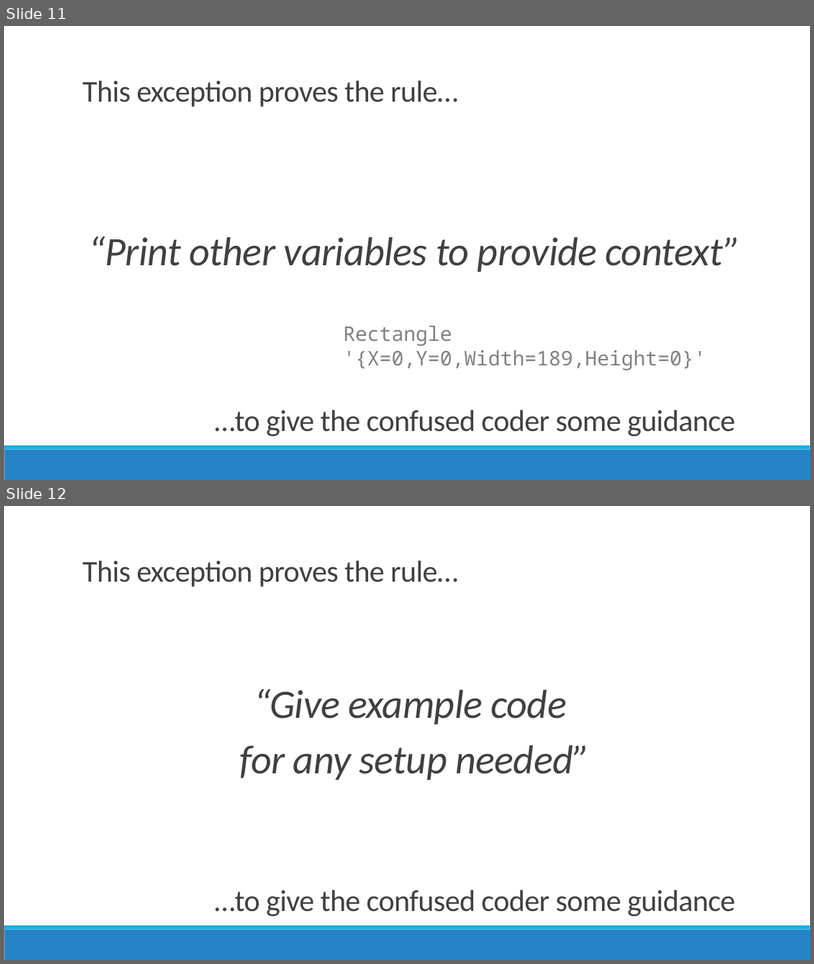
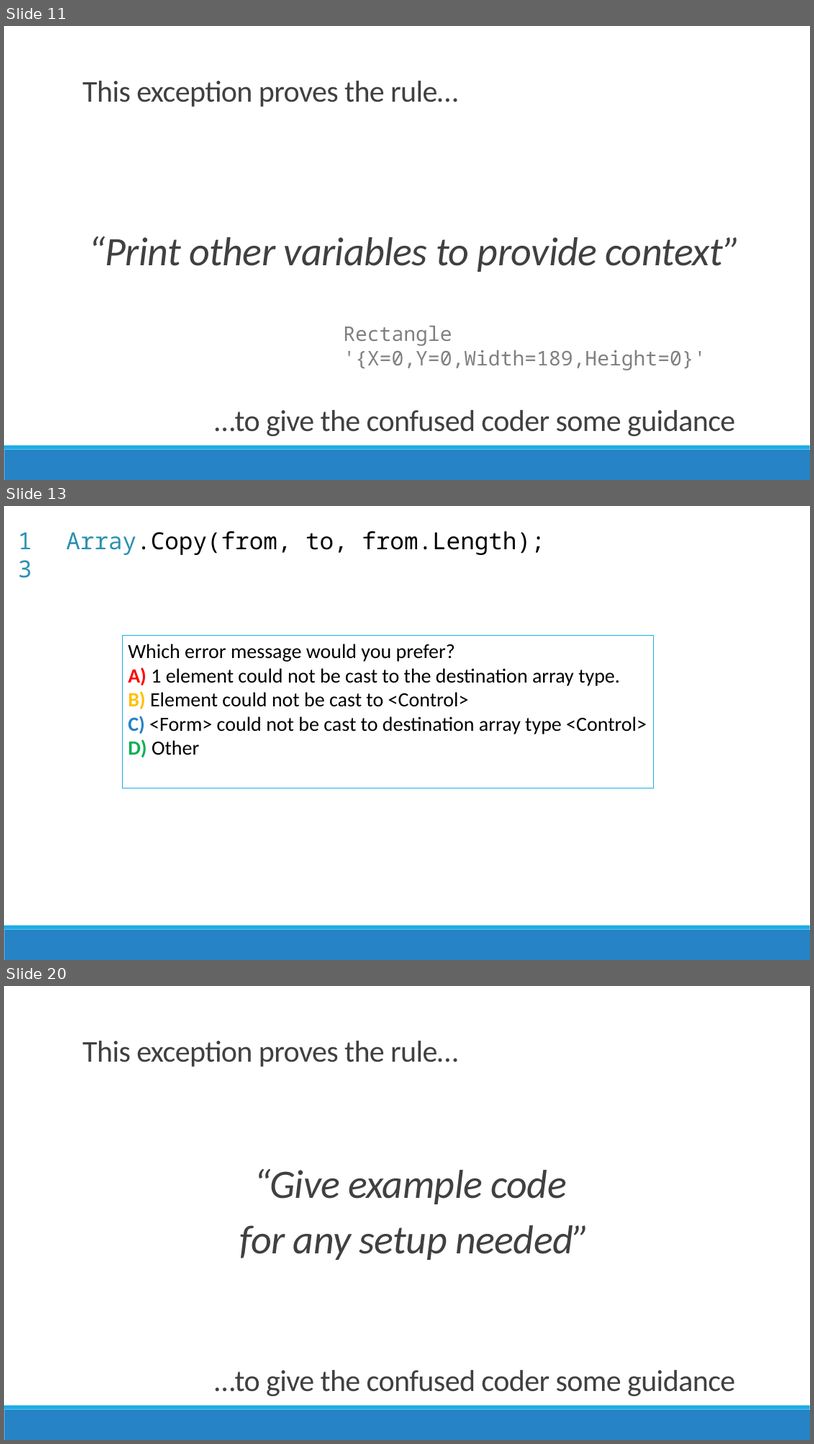
Before and after one commit to jamesrcounts/ExceptionalTalk, a slide deck: Talk.pptx. Shown one above the other, each under a label of ours: slides 11 and 12 before the commit, slides 11, 13 and 20 after it; the slides between them are not shown. The pictures are 814x964 and 814x1444 pixels, drawn with LibreOffice and Linux fonts; fonts in the diff are those of the drawing. Boxes give left, top, right and bottom in pixels: in the first picture for what was removed or moved away, otherwise in the second. Text is boxed around its words. In the diff, an @@ line names an element or a change of style, - is before the commit and + after.

```diff
--- a/Talk.pptx
+++ b/Talk.pptx
@@ slide 13 added at (x1=4, y1=506, x2=810, y2=960), background #FFFFFF; not listed: 2 template elements that a slide beside it also shows @@
@@ text added at (x1=12, y1=523, x2=51, y2=557), 28 pt, text #2B91AF @@
+13
@@ text added at (x1=66, y1=531, x2=545, y2=555), 28 pt, text #000000 @@
+Array.Copy(from, to, from.Length);
@@ rectangle added at (x1=122, y1=636, x2=653, y2=788), outline #1CADE4 0.75 pt, 24 pt, text #000000 @@
+Which error message would you prefer?
+A) 1 element could not be cast to the destination array type.
+B) Element could not be cast to <Control>
+C) <Form> could not be cast to destination array type <Control>
+D) Other
@@ what was slide 12 is now slide 20 @@
```
Also in this commit, not shown: 1 slide changed, 7 other slides added, 11 other files.
